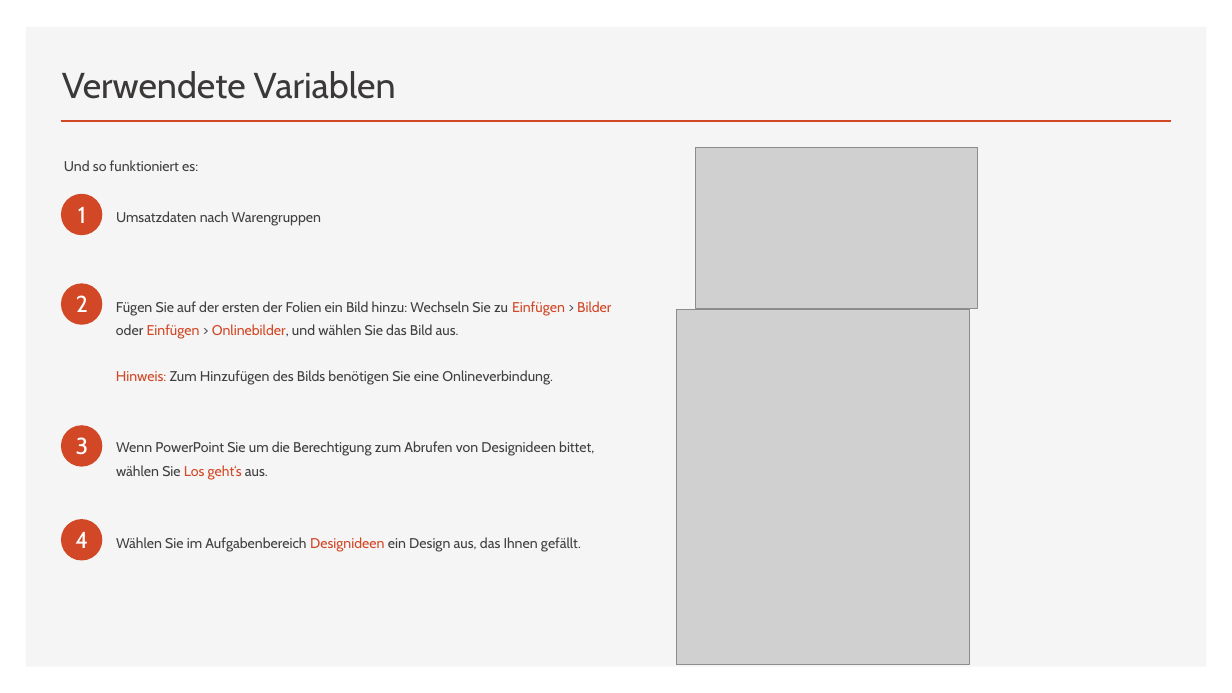
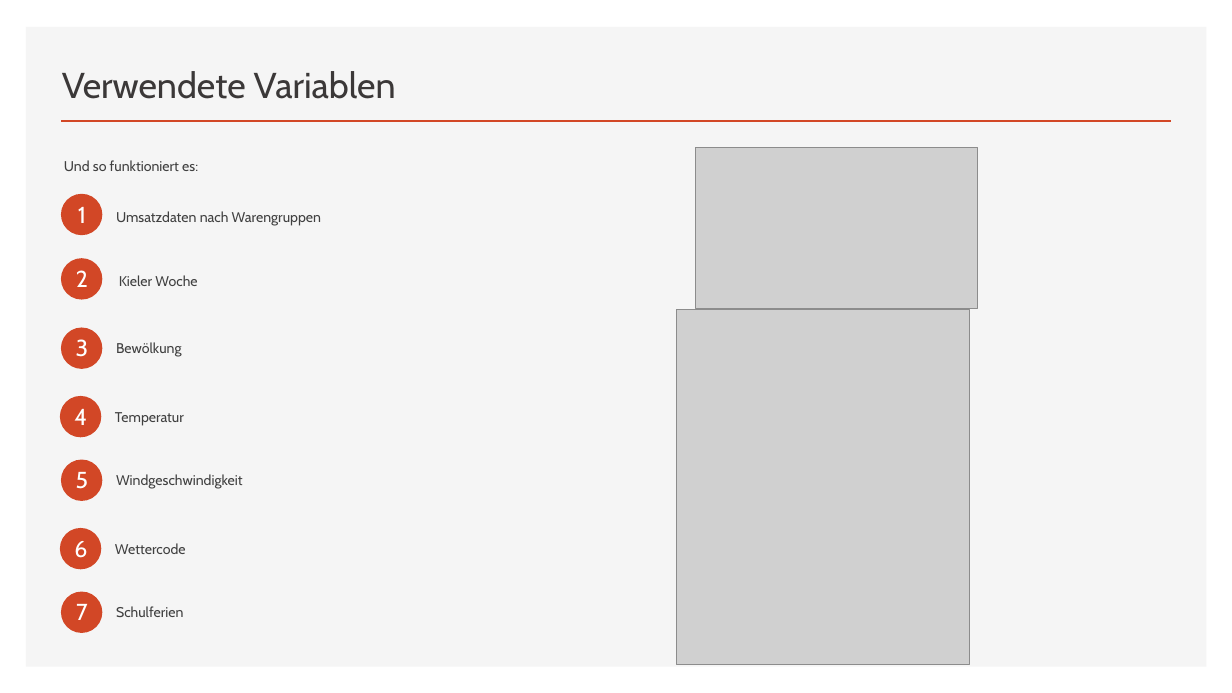
Before and after one commit to annapuu/gruppe3, a slide deck: slide 3 of 4_Presentation/Präsentation.pptx. Drawn at 1232x693 pixels with LibreOffice and Linux fonts; fonts in the diff are those of the drawing; grey boxes stand for pictures. Boxes give left, top, right and bottom in pixels: in the first picture for what was removed or moved away, otherwise in the second. Text is boxed around its words. In the diff, an @@ line names an element or a change of style, - is before the commit and + after.

Commit message:
updated presentation

```diff
--- a/4_Presentation/Präsentation.pptx
+++ b/4_Presentation/Präsentation.pptx
@@ text "2": place and size @@
-text "2" at [76,295,88,312]
+text "2" at [76,270,88,287]
@@ ellipse: place and size @@
-ellipse at [61,284,103,325]
+ellipse at [61,258,103,299]
@@ text at [119,275,197,286]: text changed @@
-Fügen Sie auf der ersten der Folien ein Bild hinzu: Wechseln Sie zu Einfügen > Bilder oder Einfügen > Onlinebilder, und wählen Sie das Bild aus.
-Hinweis: Zum Hinzufügen des Bilds benötigen Sie eine Onlineverbindung.
+Kieler Woche
@@ text "3": place and size @@
-text "3" at [76,437,89,455]
+text "3" at [76,339,89,357]
@@ ellipse: place and size @@
-ellipse at [61,425,103,467]
+ellipse at [61,327,103,369]
@@ text at [116,342,182,357]: text changed @@
-Wenn PowerPoint Sie um die Berechtigung zum Abrufen von Designideen bittet, wählen Sie Los geht‘s aus.
+Bewölkung
@@ text "4": place and size @@
-text "4" at [75,532,88,548]
+text "4" at [74,409,87,425]
@@ ellipse: place and size @@
-ellipse at [61,519,103,561]
+ellipse at [60,396,102,437]
@@ text at [115,412,184,426]: text changed @@
-Wählen Sie im Aufgabenbereich Designideen ein Design aus, das Ihnen gefällt.
+Temperatur
@@ ellipse added at [61,459,103,501], fill #D24726 @@
@@ text added at [76,472,88,489], 18 pt, text #FFFFFF @@
+5
@@ text added at [116,474,243,489], 11 pt, text #404040 @@
+Windgeschwindigkeit
@@ ellipse added at [60,528,102,569], fill #D24726 @@
@@ text added at [74,541,87,558], 18 pt, text #FFFFFF @@
+6
@@ text added at [115,543,186,554], 11 pt, text #404040 @@
+Wettercode
@@ ellipse added at [61,592,103,633], fill #D24726 @@
@@ text added at [76,604,88,620], 18 pt, text #FFFFFF @@
+7
@@ text added at [116,606,183,617], 11 pt, text #404040 @@
+Schulferien
```
Also in this commit, not shown: 1 other slide changed, 1 slide added, 1 slide removed.
